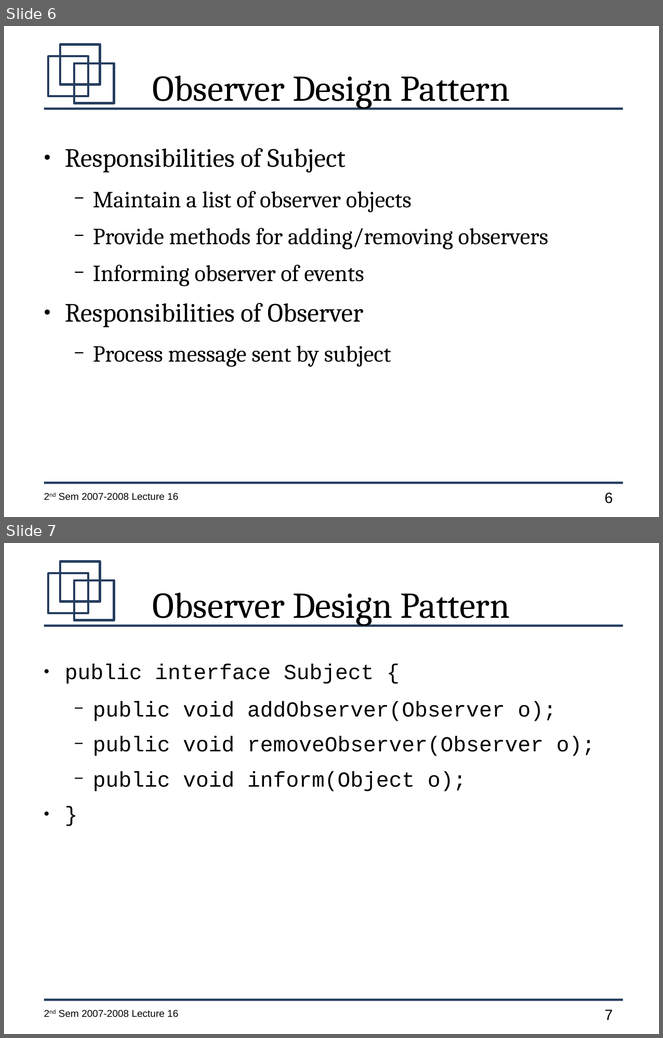
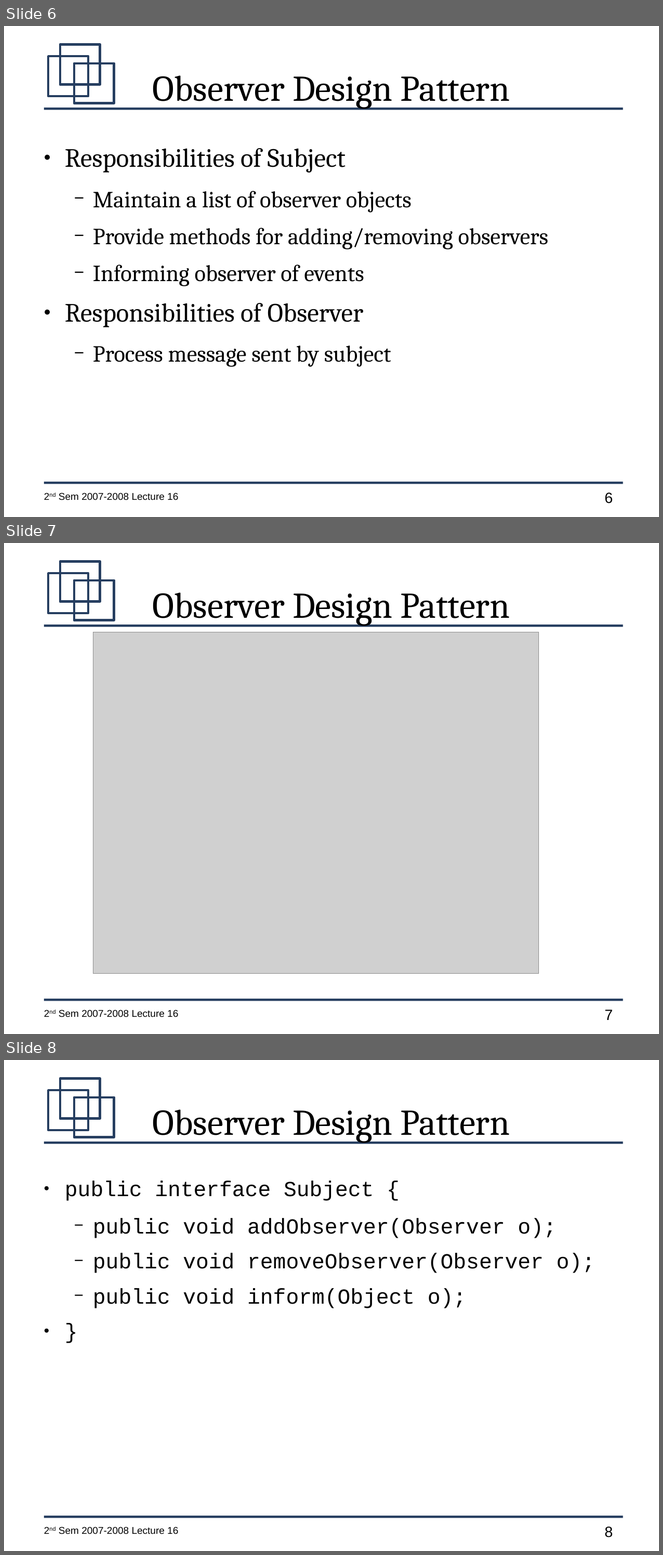
Before and after one commit to jachermocilla/jach-homepage, a slide deck: CMSC128-2nd-Sem-2007-L16.odp. Shown one above the other, each under a label of ours: slides 6 and 7 before the commit, slides 6, 7 and 8 after it. The pictures are 663x1038 and 663x1555 pixels, drawn with LibreOffice and Linux fonts; fonts in the diff are those of the drawing; grey boxes stand for pictures. Boxes give left, top, right and bottom in pixels: in the first picture for what was removed or moved away, otherwise in the second. Text is boxed around its words. In the diff, an @@ line names an element or a change of style, - is before the commit and + after.

```diff
--- a/CMSC128-2nd-Sem-2007-L16.odp
+++ b/CMSC128-2nd-Sem-2007-L16.odp
@@ slide 7 added at (4, 543, 659, 1034), background #FFFFFF; not listed: 7 template elements that a slide beside it also shows @@
@@ title added at (153, 592, 510, 626), 44 pt, text #000000 @@
+Observer Design Pattern
@@ picture added at (93, 632, 539, 974) @@
@@ what was slide 7 is now slide 8 @@
@@ page number at (605, 1527, 613, 1538): text changed @@
-7
+8
```
